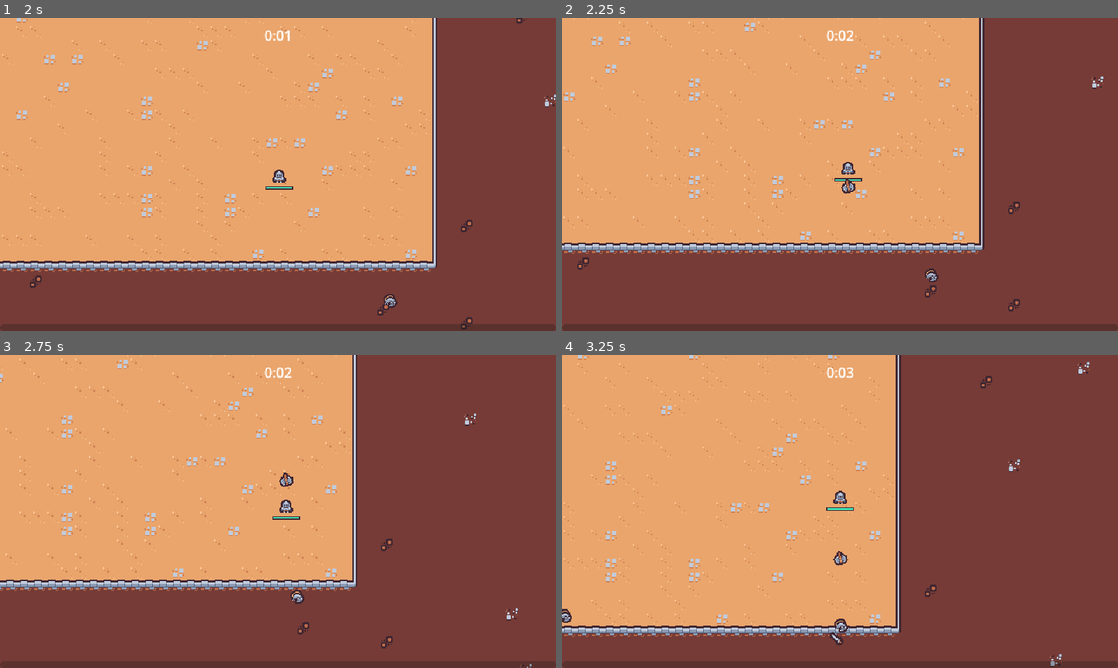
Above: before the commit, frames 1-4 (two rows, left to right).
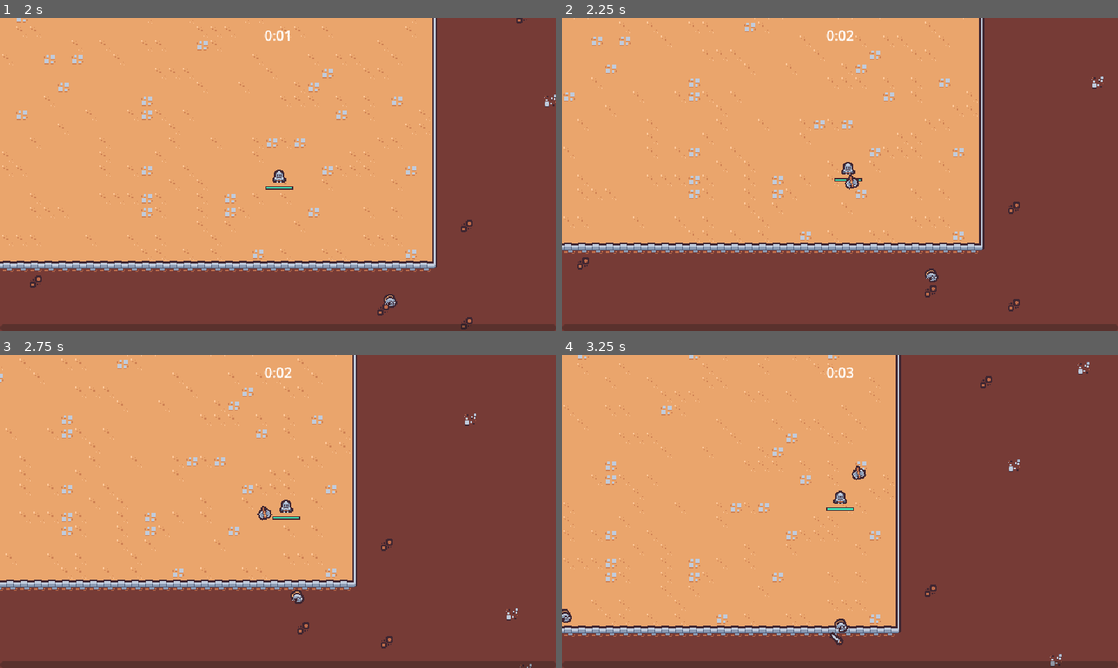
Above: after the commit, the same moments.

Repository: emyasnikov/2d-survivor-course
Game: Godot game, scene res://scenes/main/main.tscn
The game is run twice, just before and just after one commit, with the same random seed, the same clock (stepped at 60 frames per second) and the same inputs.
Inputs (mouse positions are in pixels of both pictures, inside the frame that each line leads up to):
- Up to frame 1 (2 s): move the mouse to (400, 158) at 0.52 s; press the mouse at (400, 158) at 0.53 s; hold D (move_right) 0.53-1.28 s; move the mouse to (166, 190) at 1.27 s; release the mouse at (166, 190) at 1.28 s; hold S (move_down) from 1.28 s (still down); click (166, 190) at 1.35 s
- Up to frame 2 (2.25 s): move the mouse to (895, 105) at 2.02 s; release S (move_down) at 2.03 s; press the mouse at (895, 105) at 2.03 s; hold D (move_right) from 2.03 s (still down)
- Up to frame 3 (2.75 s): keep holding D (move_right)
- Up to frame 4 (3.25 s): move the mouse to (812, 574) at 2.77 s; release D (move_right) at 2.78 s; release the mouse at (812, 574) at 2.78 s; hold W (move_up) from 2.78 s (still down); click (812, 574) at 2.85 s

Frame 1 is identical in both runs. In frame 2, 0.1% of the frame differs, in the area x 50-54%, y 50-57%; in frame 3, 0.2%, in the area x 46-53%, y 37-53%; in frame 4, 0.2%.

Commit message:
Changed animation duration.

Diff:
--- a/scenes/abilities/axe_ability/axe_ability.gd
+++ b/scenes/abilities/axe_ability/axe_ability.gd
@@ -9,7 +9,7 @@
 func _ready():
     var tween = create_tween()
 
-    tween.tween_method(tween_method, 0.0, 2.0, 2.0)
+    tween.tween_method(tween_method, 0.0, 2.0, 3.0)
     tween.tween_callback(queue_free)
 
 
